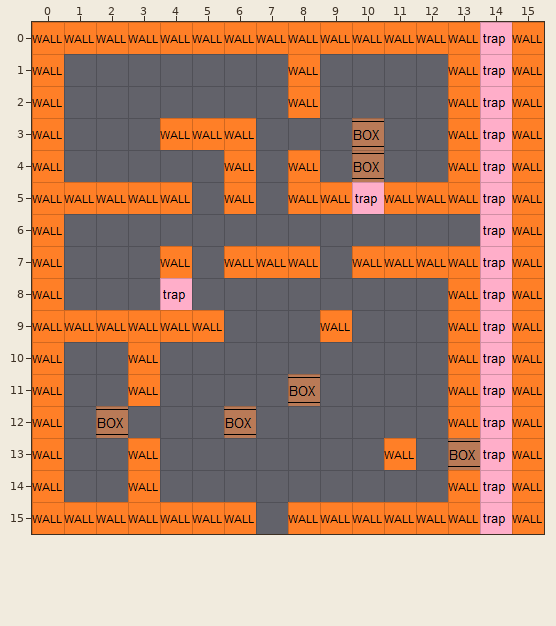
Tiled map: datas/maps - Copie/gamma1.tmx. This is how it looked before the edit.
Cells are 32x32 px. Shown: x 0..15, y 0..15.
Now the later version:
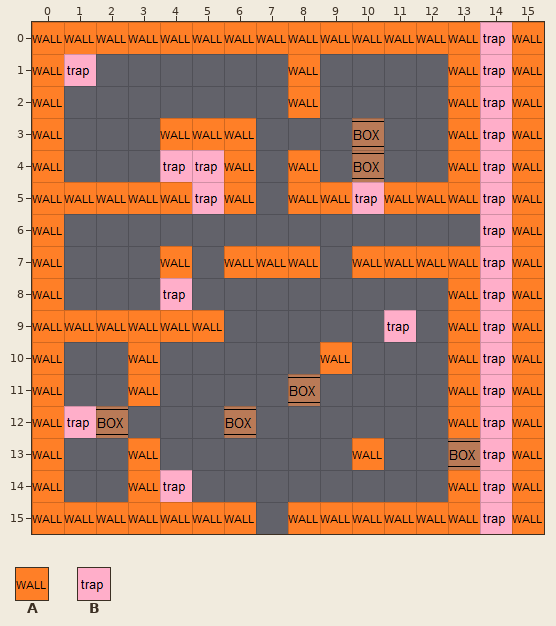
Key: from "meta": A 0, B 3.
_ is an empty cell.
Changes in this commit:
{"where": "layer \"meta\""}
{"y":1,"x":1,"old":"_","new":"B"}
{"y":4,"x":4,"old":"__","new":"BB"}
{"y":5,"x":5,"old":"_","new":"B"}
{"y":9,"x":9,"old":"A","new":"_"}
{"y":9,"x":11,"old":"_","new":"B"}
{"y":10,"x":9,"old":"_","new":"A"}
{"y":12,"x":1,"old":"_","new":"B"}
{"y":13,"x":10,"old":"_A","new":"A_"}
{"y":14,"x":4,"old":"_","new":"B"}
